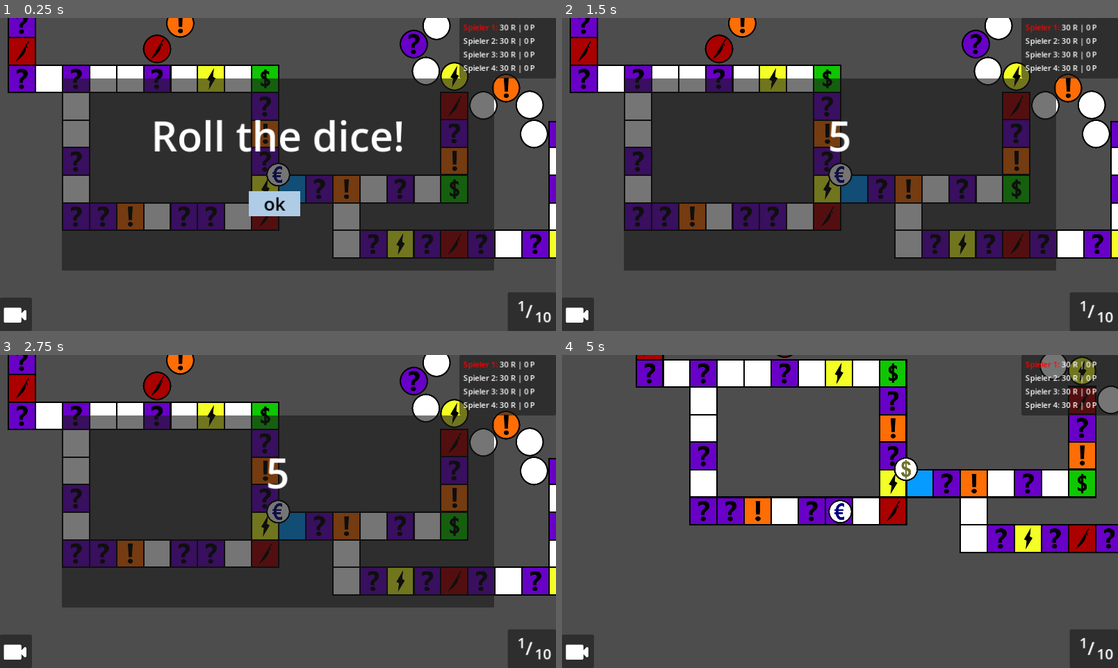
Above: before the commit, frames 1-4 (two rows, left to right).
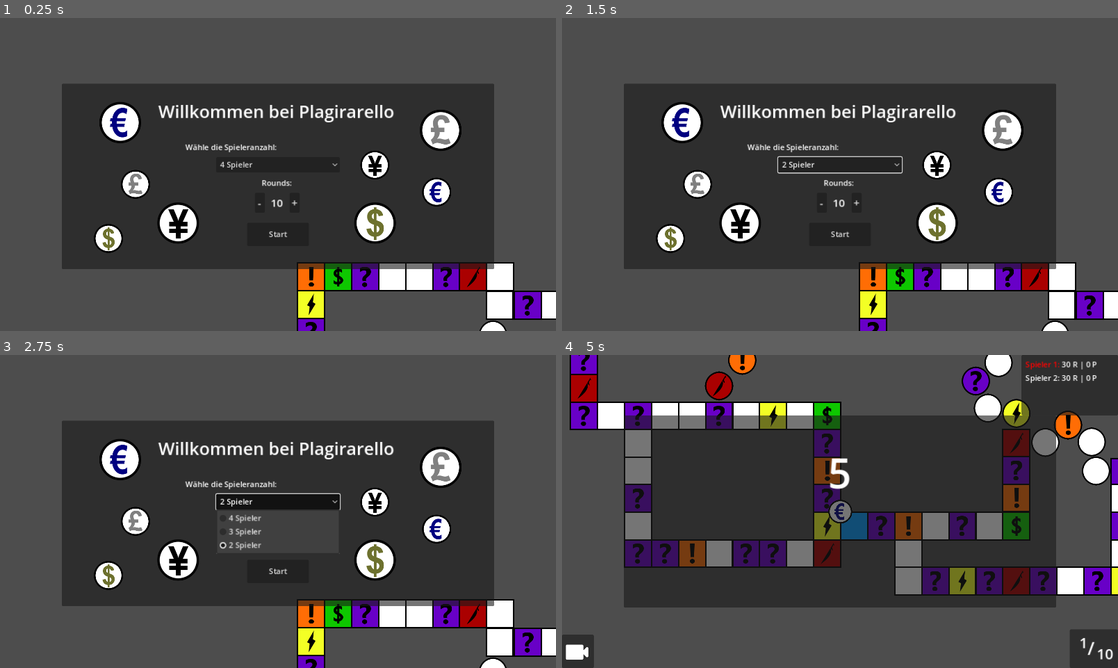
Above: after the commit, the same moments.

Repository: hfxbse/mparty
Game: Godot game, scene res://main/main.tscn
Two runs of this game, one before a commit and one after it. Both use one fixed random seed, a clock stepped at 60 frames per second and the inputs below.
Inputs (mouse positions are in pixels of both pictures, inside the frame that each line leads up to):
- Up to frame 1 (0.25 s): no input
- Up to frame 2 (1.5 s): click (840, 165) at 0.5 s, where only the run after the commit has a clickable "4 Spieler"; click (823, 202) at 1.25 s, where only the run after the commit has a clickable "-"
- Up to frame 3 (2.75 s): click (278, 502) at 2 s, where only the run after the commit has a clickable "2 Spieler"
- Up to frame 4 (5 s): click (856, 539) at 2.75 s, where only the run after the commit has a clickable "+"; click (840, 570) at 3.5 s, where only the run after the commit has a clickable "Start"; click (834, 539) at 4.25 s, where only the run after the commit has a clickable "ok"

The runs differ from the first frame. In frame 1, 41% of the frame differs, in the area x 0-100%, y 0-100%; in frame 2, 39%; in frame 3, 40%; in frame 4, 63%, in the area x 1-100%, y 0-81%.

Commit message:
Add start menu
PR #55
Co-authored-by: KevinBasener <120453853+KevinBasener@users.noreply.github.com>

Diff:
--- a/main/main.gd
+++ b/main/main.gd
@@ -5,10 +5,18 @@
 @onready var current_player: Player
 
 @onready var main_camera = $MainCamera
-@onready var hud = $GameOverlay
+@onready var start_menu = $StartMenu
 
 
-func _ready():
+var hud
+
+
+func _on_start_button_pressed(rounds_count: int, player_count: int):
+	remove_child(start_menu)
+
+	hud = preload("res://overlay/overlay.tscn").instantiate()
+	add_child(hud)
+
 	hud.camera_menu_pressed.connect(_on_menu_button_pressed)
 
 	if DisplayServer.is_touchscreen_available():
@@ -18,7 +26,7 @@
 
 		hud.add_child(mobile_hud)
 
-	game_loop(10, 4)
+	game_loop(rounds_count, player_count)
 
 
 func _process(delta):
--- a/main/main.tscn
+++ b/main/main.tscn
@@ -2,13 +2,11 @@
 
 [ext_resource type="Script" path="res://main/main.gd" id="1_5mwui"]
 [ext_resource type="PackedScene" uid="uid://bcs3nvv2okhry" path="res://map/map.tscn" id="2_n57xg"]
-[ext_resource type="PackedScene" path="res://overlay/overlay.tscn" id="4_4fn2p"]
+[ext_resource type="PackedScene" uid="uid://cjkxjqlcjh4vo" path="res://start_menu/start_menu.tscn" id="4_ahio8"]
 [ext_resource type="Script" path="res://main/main_camera.gd" id="4_lgfck"]
 
 [node name="Node2" type="Node"]
 script = ExtResource("1_5mwui")
-
-[node name="GameOverlay" parent="." instance=ExtResource("4_4fn2p")]
 
 [node name="Map" parent="." instance=ExtResource("2_n57xg")]
 z_index = -1
@@ -16,3 +14,7 @@
 
 [node name="MainCamera" type="Camera2D" parent="."]
 script = ExtResource("4_lgfck")
+
+[node name="StartMenu" parent="." instance=ExtResource("4_ahio8")]
+
+[connection signal="start_params" from="StartMenu" to="." method="_on_start_button_pressed"]
--- a/podium/podium.gd
+++ b/podium/podium.gd
@@ -6,8 +6,10 @@
 
 
 func display_winner(players_in_order: Array):
-	assert(players_in_order.size() >= 3, "Too few players to display winners.")
+	assert(players_in_order.size() >= 2, "Too few players to display winners.")
 
 	first.texture = players_in_order[0].sprite.texture
 	second.texture = players_in_order[1].sprite.texture
-	third.texture = players_in_order[2].sprite.texture
+
+	if players_in_order.size() > 2:
+		third.texture = players_in_order[2].sprite.texture
--- /dev/null
+++ b/start_menu/start_menu.gd
@@ -0,0 +1,31 @@
+extends CanvasLayer
+
+@onready var option_button = $StartMenuePanel/OptionButton
+@onready var round_counter = $RoundCounter
+
+signal start_params(num_rounds: int, player_count: int)
+
+var player_count = 4
+var rounds_count = 10:
+	set(number):
+		if number != rounds_count and rounds_count >= 2:
+			rounds_count = number
+			round_counter.text = str(rounds_count)
+
+
+func _on_start_pressed():
+	var id = option_button.get_item_id(option_button.selected)
+
+	start_params.emit(rounds_count, player_count)
+
+
+func _on_option_button_item_selected(index):
+	player_count = 4 - index
+
+
+func _on_add_rounds_pressed():
+	rounds_count += 1
+
+
+func _on_subtract_rounds_pressed():
+	rounds_count -= 1
--- /dev/null
+++ b/start_menu/start_menu.tscn
@@ -0,0 +1,167 @@
+[gd_scene load_steps=6 format=3 uid="uid://cjkxjqlcjh4vo"]
+
+[ext_resource type="Script" path="res://start_menu/start_menu.gd" id="1_lt2ga"]
+[ext_resource type="Texture2D" uid="uid://brrlsmkyej88s" path="res://player/dollar.svg" id="2_b6dli"]
+[ext_resource type="Texture2D" uid="uid://bkpfvf1dlrbnn" path="res://player/euro.svg" id="3_lxm47"]
+[ext_resource type="Texture2D" uid="uid://l8obnn5jj4kn" path="res://player/pound.svg" id="4_62sts"]
+[ext_resource type="Texture2D" uid="uid://cvp5ue5844a1n" path="res://player/yen.svg" id="5_uyrgt"]
+
+[node name="StartMenue" type="CanvasLayer"]
+script = ExtResource("1_lt2ga")
+
+[node name="Panel" type="Panel" parent="."]
+anchors_preset = 8
+anchor_left = 0.5
+anchor_top = 0.5
+anchor_right = 0.5
+anchor_bottom = 0.5
+offset_left = -448.0
+offset_top = -188.0
+offset_right = 448.0
+offset_bottom = 196.0
+grow_horizontal = 2
+grow_vertical = 2
+
+[node name="Yen" type="Sprite2D" parent="Panel"]
+position = Vector2(240, 288)
+scale = Vector2(0.7, 0.7)
+texture = ExtResource("5_uyrgt")
+
+[node name="Yen" type="Sprite2D" parent="Panel/Yen"]
+position = Vector2(582.857, -171.429)
+scale = Vector2(0.7, 0.7)
+texture = ExtResource("5_uyrgt")
+
+[node name="Pound" type="Sprite2D" parent="Panel"]
+position = Vector2(784, 96)
+scale = Vector2(0.7, 0.7)
+texture = ExtResource("4_62sts")
+
+[node name="Pound" type="Sprite2D" parent="Panel/Pound"]
+position = Vector2(-902.857, 160)
+scale = Vector2(0.7, 0.7)
+texture = ExtResource("4_62sts")
+
+[node name="Euro" type="Sprite2D" parent="Panel"]
+position = Vector2(120, 80)
+scale = Vector2(0.7, 0.7)
+texture = ExtResource("3_lxm47")
+
+[node name="Euro" type="Sprite2D" parent="Panel/Euro"]
+position = Vector2(937.143, 205.714)
+scale = Vector2(0.7, 0.7)
+texture = ExtResource("3_lxm47")
+
+[node name="Dollar" type="Sprite2D" parent="Panel"]
+position = Vector2(648, 288)
+scale = Vector2(0.7, 0.7)
+texture = ExtResource("2_b6dli")
+
+[node name="Dollar" type="Sprite2D" parent="Panel/Dollar"]
+position = Vector2(-788.572, 45.7143)
+scale = Vector2(0.7, 0.7)
+texture = ExtResource("2_b6dli")
+
+[node name="StartMenuePanel" type="Panel" parent="."]
+self_modulate = Color(1, 1, 1, 0)
+anchors_preset = 8
+anchor_left = 0.5
+anchor_top = 0.5
+anchor_right = 0.5
+anchor_bottom = 0.5
+offset_left = -448.0
+offset_top = -192.0
+offset_right = 448.0
+offset_bottom = 192.0
+grow_horizontal = 2
+grow_vertical = 2
+
+[node name="Menu-Label" type="Label" parent="StartMenuePanel"]
+layout_mode = 1
+anchors_preset = 8
+anchor_left = 0.5
+anchor_top = 0.5
+anchor_right = 0.5
+anchor_bottom = 0.5
+offset_left = -248.0
+offset_top = -156.0
+offset_right = 250.0
+offset_bottom = -103.0
+grow_horizontal = 2
+grow_vertical = 2
+theme_override_font_sizes/font_size = 36
+text = "Willkommen bei Plagirarello "
+
+[node name="Label" type="Label" parent="StartMenuePanel"]
+layout_mode = 0
+offset_left = 256.0
+offset_top = 124.0
+offset_right = 445.0
+offset_bottom = 152.0
+text = "Wähle die Spieleranzahl:"
+
+[node name="OptionButton" type="OptionButton" parent="StartMenuePanel"]
+layout_mode = 0
+offset_left = 320.0
+offset_top = 156.0
+offset_right = 576.0
+offset_bottom = 188.0
+item_count = 3
+selected = 0
+popup/item_0/text = "4 Spieler"
+popup/item_0/id = 0
+popup/item_1/text = "3 Spieler"
+popup/item_1/id = 1
+popup/item_2/text = "2 Spieler"
+popup/item_2/id = 2
+
+[node name="Start" type="Button" parent="StartMenuePanel"]
+layout_mode = 1
+anchors_preset = 8
+anchor_left = 0.5
+anchor_top = 0.5
+anchor_right = 0.5
+anchor_bottom = 0.5
+offset_left = -64.0
+offset_top = 100.0
+offset_right = 64.0
+offset_bottom = 148.0
+grow_horizontal = 2
+grow_vertical = 2
+text = "Start"
+
+[node name="RoundsLabel" type="Label" parent="."]
+offset_left = 542.0
+offset_top = 330.0
+offset_right = 605.0
+offset_bottom = 356.0
+text = "Rounds:"
+
+[node name="SubtractRounds" type="Button" parent="."]
+offset_left = 528.0
+offset_top = 362.0
+offset_right = 549.0
+offset_bottom = 401.0
+theme_override_font_sizes/font_size = 22
+text = "-"
+
+[node name="AddRounds" type="Button" parent="."]
+offset_left = 600.0
+offset_top = 362.0
+offset_right = 621.0
+offset_bottom = 401.0
+theme_override_font_sizes/font_size = 22
+text = "+"
+
+[node name="RoundCounter" type="Label" parent="."]
+offset_left = 561.0
+offset_top = 366.0
+offset_right = 601.0
+offset_bottom = 400.0
+theme_override_font_sizes/font_size = 22
+text = "10"
+
+[connection signal="item_selected" from="StartMenuePanel/OptionButton" to="." method="_on_option_button_item_selected"]
+[connection signal="pressed" from="StartMenuePanel/Start" to="." method="_on_start_pressed"]
+[connection signal="pressed" from="SubtractRounds" to="." method="_on_subtract_rounds_pressed"]
+[connection signal="pressed" from="AddRounds" to="." method="_on_add_rounds_pressed"]
